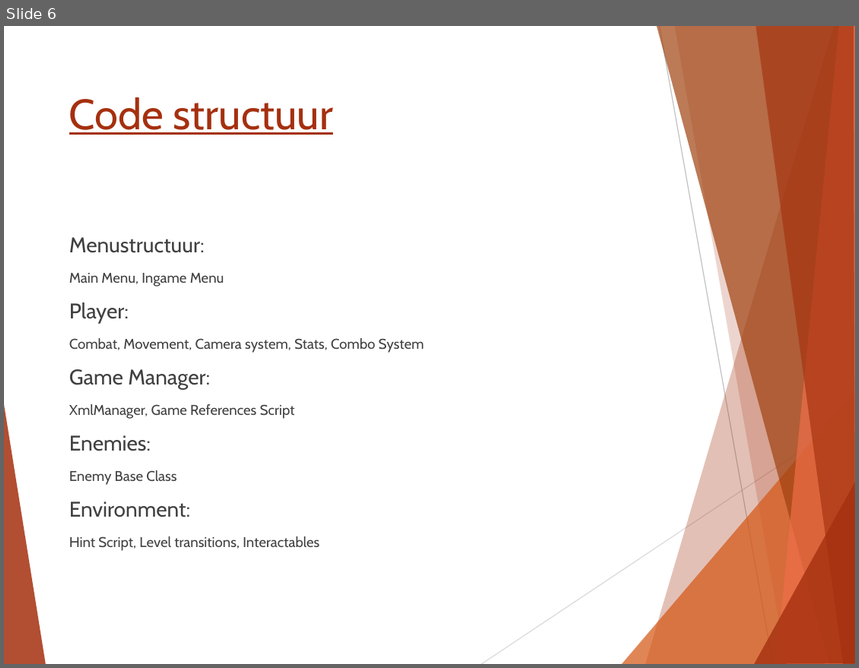
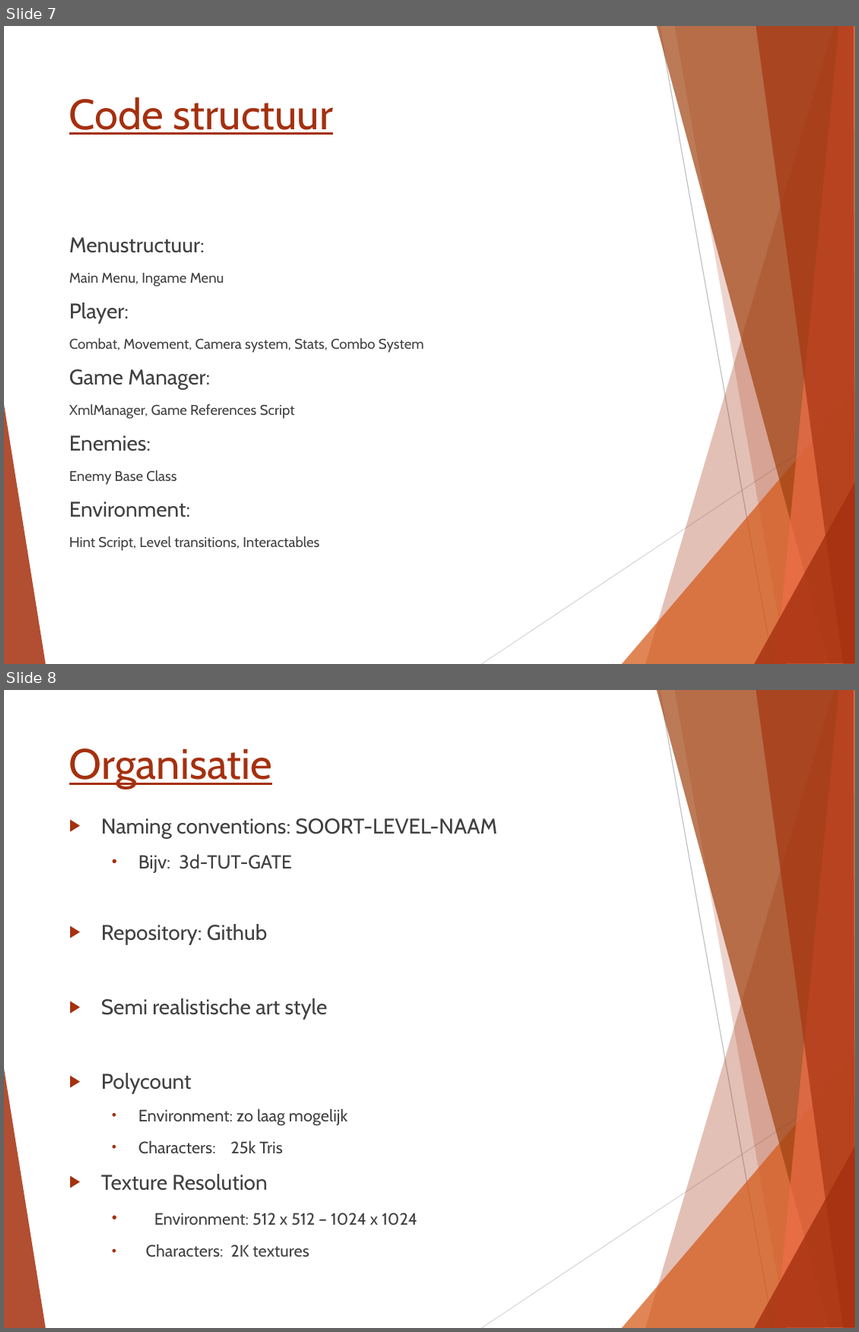
Before and after one commit to Mesmir/GameLabs_Proj1, a slide deck: Project/Presentatie_En_UI/StartPresentatieXeroderma.pptx. Shown one above the other, each under a label of ours: slide 6 before the commit, slides 7 and 8 after it. The pictures are 859x668 and 859x1332 pixels, drawn with LibreOffice and Linux fonts; fonts in the diff are those of the drawing. Boxes give left, top, right and bottom in pixels: in the first picture for what was removed or moved away, otherwise in the second. Text is boxed around its words. In the diff, an @@ line names an element or a change of style, - is before the commit and + after.

```diff
--- a/Project/Presentatie_En_UI/StartPresentatieXeroderma.pptx
+++ b/Project/Presentatie_En_UI/StartPresentatieXeroderma.pptx
@@ slide 8 added at box(4, 690, 855, 1328), background #FFFFFF; not listed: 10 template elements that a slide beside it also shows @@
@@ title added at box(69, 749, 272, 789), 36 pt, text #A5300F, underline @@
+Organisatie
@@ text added at box(101, 818, 498, 1258), 18 pt, text #404040 @@
+▶ Naming conventions: SOORT-LEVEL-NAAM
+  • Bijv: 3d-TUT-GATE
+▶ Repository: Github
+▶ Semi realistische art style
+▶ Polycount
+  • Environment: zo laag mogelijk
+  • Characters: 25k Tris
+▶ Texture Resolution
+  • Environment: 512 x 512 – 1024 x 1024
+  • Characters: 2K textures
@@ what was slide 6 is now slide 7 @@
```
Also in this commit, not shown: 6 other slides added, 1 slide removed.
